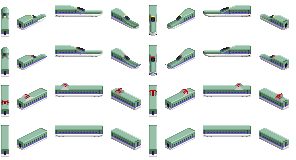
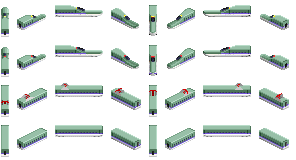
Layers edited between the first and the second 296x160 image:
painted on "Livery H5" over left=38, top=56, right=269, bottom=69
painted on "Sprites" over left=38, top=17, right=46, bottom=61
